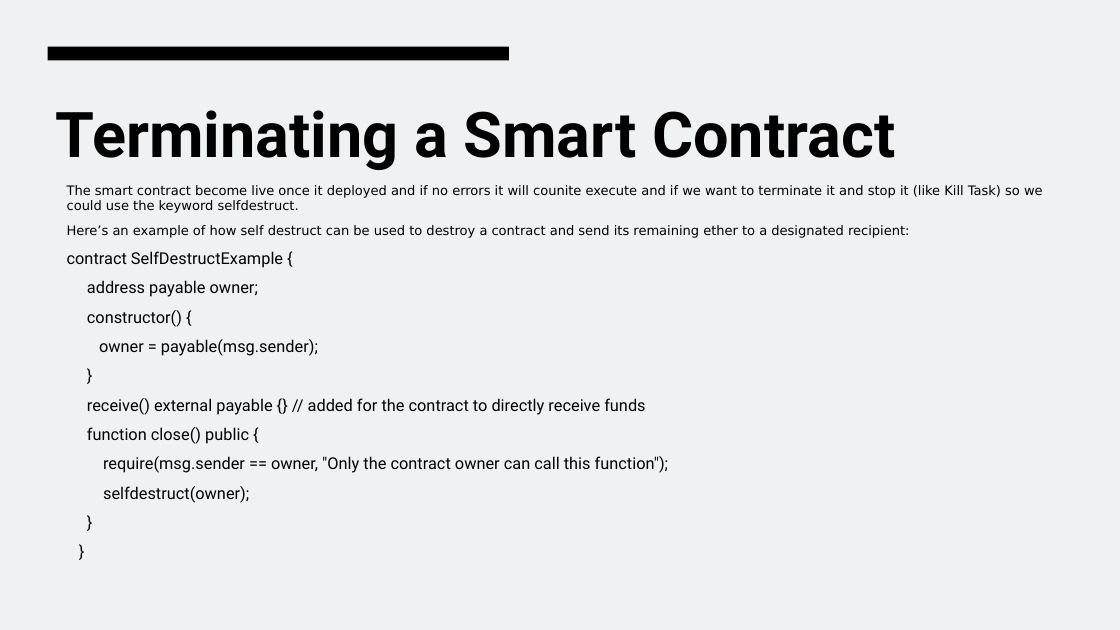
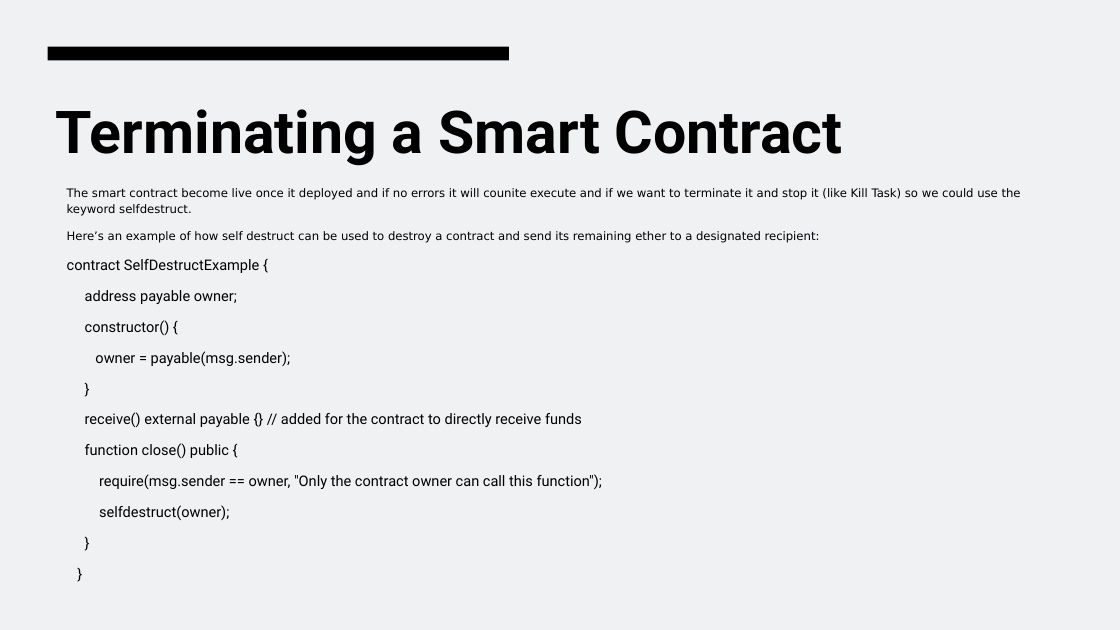
Before and after one commit to EngAbdalrhman/Material, a slide deck: slide 68 of Blockchain Lec 2.pptx. Drawn at 1120x630 pixels with LibreOffice and Linux fonts; fonts in the diff are those of the drawing. Boxes give left, top, right and bottom in pixels: in the first picture for what was removed or moved away, otherwise in the second. Text is boxed around its words. In the diff, an @@ line names an element or a change of style, - is before the commit and + after.

```diff
--- a/Blockchain Lec 2.pptx
+++ b/Blockchain Lec 2.pptx
@@ title "Terminating a Smart Contract" at [56,109,843,166]: size 54 to 50.6 pt @@
@@ text "The smart contract become live ..." at [67,188,1021,520]: size 11.2 to 10 pt in "The smart contract become live once it ...", "Here’s an example of how self destruct ..."; size 14 to 12.5 pt in "contract SelfDestructExample {", "address payable owner;", "constructor() {", "owner = payable(msg.sender);" and 7 more places; line spacing 0.9 to 1.1 @@
```
Also in this commit, not shown: 47 other slides changed, 1 other file.
